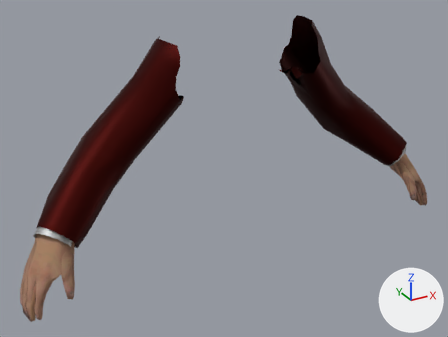
One commit to the Blender file GameData/sourceAssets/arms_lq.blend: the scene before it, then after it.
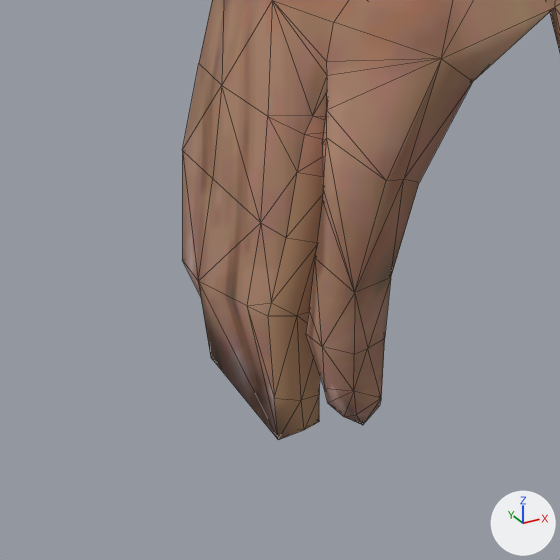
The first picture shows the older version from a 50 mm camera at (-0.863, -1.561, 0.212) aimed at (-0.062, -0.103, -0.517). The close-ups show both versions on the part from 0% to 14% of the width and 81% to 99% of the height of that picture; other places that the commit changed are outside them. Every picture has the same lights, and +X, +Y and +Z are marked at lower right. The close-ups show mesh edges as thin lines.

Before the edit, the objects in view are built like this:
```python
me_playermodelmerged_002 = bpy.data.meshes.new('PlayerModelMerged.002')
me_playermodelmerged_002.from_pydata(...)  # 461 vertices, 796 faces, 3 loose edges; spans x -69.0..67.5, y -12.8..18.9, z 91.9..158.2
# faces by material slot: [34, 224, 538]
me_playermodelmerged_002.materials.append(mat_citizen_man_01_shirt_02_001)  # picture img_shirt_png_001
me_playermodelmerged_002.materials.append(mat_citizen_man_01_jacket_classic_07_001)  # picture img_jacket_png_001
me_playermodelmerged_002.materials.append(mat_unnamed_001)  # picture img_hands_png
ob_playermodelmerged = bpy.data.objects.new('PlayerModelMerged', me_playermodelmerged_002)
ob_playermodelmerged.location = (0.0082, -0.13, -1.6906)
ob_playermodelmerged.scale = (0.01, 0.01, 0.01)
```
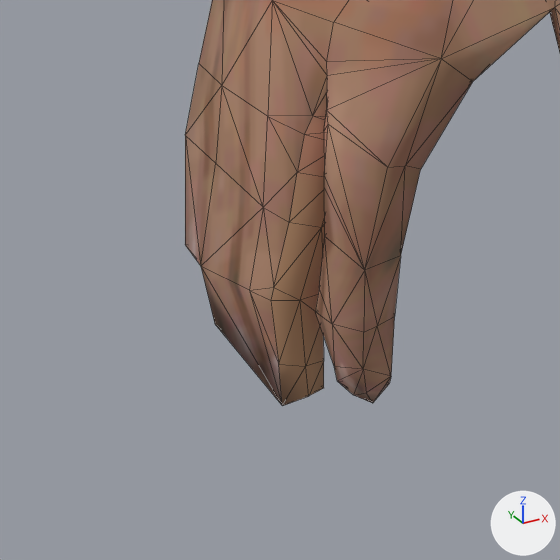
Edits to the bpy script that builds the scene:
```text
Change me_playermodelmerged_002:
    used by ob_playermodelmerged; location = (0.0082, -0.13, -1.6906); scale = (0.01, 0.01, 0.01)
    remove me_playermodelmerged_002.from_pydata(...)  # 461 vertices, 796 faces, 3 loose edges; spans x -69.0..67.5, y -12.8..18.9, z 91.9..158.2
    add me_playermodelmerged_002.from_pydata(...)  # 455 vertices, 784 faces, 3 loose edges; spans x -68.9..67.7, y -12.8..18.9, z 91.9..158.2
    me_playermodelmerged_002 part 1
    9 vertices in x -66.4..-64.7, y -9.9..-7.5, z 92.8..98.2 move by (0.3, 0.0, 0.7)
    9 vertices in x -68.9..-66.2, y -7.2..-0.1, z 93.4..98.1 move by (0.1, 0.0, 0.5)
    7 vertices in x -66.0..-63.6, y -9.6..-7.0, z 99.4..100.8 move by (0.1, 0.1, 0.3)
    5 vertices in x -68.1..-66.5, y -7.5..0.7, z 94.2..97.6 move by (0.2, 0.0, 0.4)
    5 vertices in x -66.9..-65.7, y -9.9..-7.8, z 92.9..96.3 move by (0.4, -0.1, 0.7)
    4 vertices in x -68.3..-65.4, y -7.5..-6.1, z 95.9..98.1 move by (0.2, 0.0, 0.5)
    42 vertices move from x -69.0..-63.6, y -10.0..-0.7, z 91.9..101.2 to x -68.9..-63.5, y -10.1..-0.6, z 92.9..101.5
```

Changed parts and their boxes [x1, y1, x2, y2] in the close-ups (560 x 560 px; the box of a moved part takes in the faces that stretch with it):
'PlayerModelMerged', reshaped: before [182, 0, 560, 440]; after [185, 0, 560, 406]
part 1 of me_playermodelmerged_002, moved or reshaped: before [182, 72, 472, 440]; after [185, 72, 472, 406]
